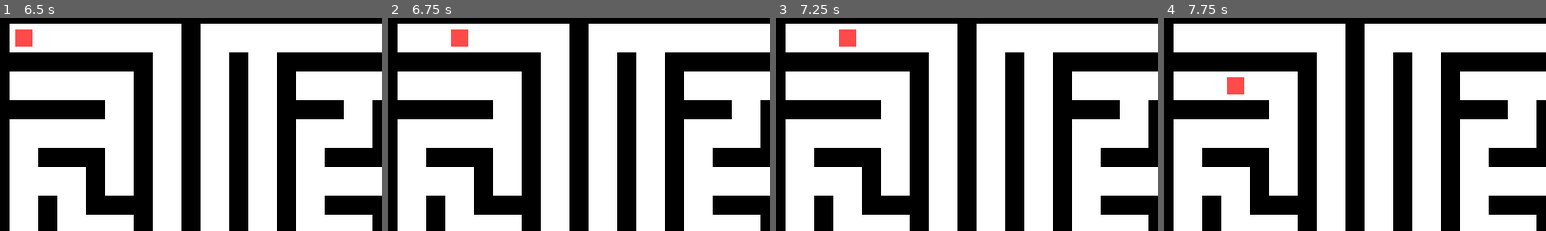
Above: before the commit, frames 1-4 (left to right).
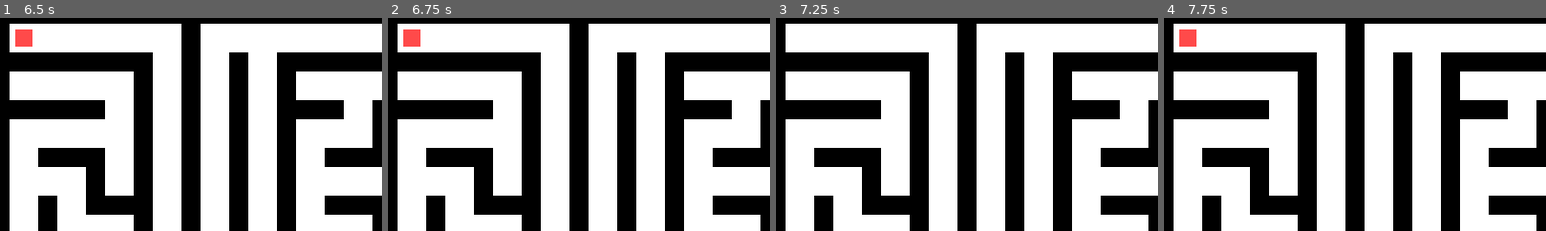
Above: after the commit, the same moments.

Repository: Skyvastern/command-pattern
Game: Godot game, scene res://CommandPattern/CommandPattern.tscn
Same seed, same stepped clock (60 frames per second), same inputs: the game is played once before the commit and once after it.
Inputs:
- Up to frame 1 (6.5 s): click "Undo" at 0.5 s; click "Redo" at 1.25 s; click "Up" at 2 s; click "Left" at 2.75 s; click "Down" at 3.5 s; click "Right" at 4.25 s; click "New" at 5 s; click "New" at 5.75 s
- Up to frame 2 (6.75 s): tap Enter (ui_accept) at 6.5, 6.6 s; hold Right (ui_right) from 6.53 s (still down)
- Up to frame 3 (7.25 s): keep holding Right (ui_right); tap Enter (ui_accept) at 6.77, 7.07 s
- Up to frame 4 (7.75 s): tap Enter (ui_accept) at 7.25, 7.35, 7.52 s; release Right (ui_right) at 7.28 s; hold Down (ui_down) from 7.28 s (still down)
The pictures show only the part of the screen within x 0-50%, y 0-50%; the shares and areas given below are measured in that part.

Frame 1 is identical in both runs. In frame 2, 0.7% of the frame differs, in the area x 4-21%, y 5-14%; in frame 3, 0.4%; in frame 4, 0.7%.

Commit message:
Implement undo-redo

Diff:
--- /dev/null
+++ b/CommandPattern/BaseCommand.gd
@@ -0,0 +1,8 @@
+extends Node
+class_name BaseCommand
+
+func execute() -> void:
+    pass
+
+func unexecute() -> void:
+    pass
--- /dev/null
+++ b/CommandPattern/BaseCommand.tscn
@@ -0,0 +1,6 @@
+[gd_scene load_steps=2 format=2]
+
+[ext_resource path="res://CommandPattern/BaseCommand.gd" type="Script" id=1]
+
+[node name="BaseCommand" type="Node"]
+script = ExtResource( 1 )
--- a/CommandPattern/CommandPattern.tscn
+++ b/CommandPattern/CommandPattern.tscn
@@ -120,3 +120,8 @@
 text = "Right"
 dir = Vector2( 1, 0 )
 player_path = NodePath("../../../../../../Main/Player")
+
+[connection signal="pressed" from="UI/UI/Buttons/Edit/R1/Undo" to="Main/Player/CommandQueue" method="undo_command"]
+[connection signal="pressed" from="UI/UI/Buttons/Edit/R1/Redo" to="Main/Player/CommandQueue" method="redo_command"]
+
+[editable path="Main/Player"]
--- /dev/null
+++ b/CommandPattern/CommandQueue.gd
@@ -0,0 +1,37 @@
+extends Node
+class_name CommandQueue
+
+var _undo_queue: Array = []
+var _redo_queue: Array = []
+
+
+func execute(command: BaseCommand) -> void:
+	add_child(command)
+	command.execute()
+	_undo_queue.append(command)
+	_empty_redo()
+
+
+func undo_command() -> BaseCommand:
+	var command: BaseCommand = _undo_queue.pop_back()
+
+	if command != null:
+		_redo_queue.append(command)
+		command.unexecute()
+
+	return command
+
+func redo_command() -> BaseCommand:
+	var command: BaseCommand = _redo_queue.pop_back()
+
+	if command != null:
+		_undo_queue.append(command)
+		command.execute()
+
+	return command
+
+func _empty_redo() -> void:
+	for c in _redo_queue:
+		c.queue_free()
+
+	_redo_queue.clear()
--- /dev/null
+++ b/CommandPattern/CommandQueue.tscn
@@ -0,0 +1,6 @@
+[gd_scene load_steps=2 format=2]
+
+[ext_resource path="res://CommandPattern/CommandQueue.gd" type="Script" id=1]
+
+[node name="CommandQueue" type="Node"]
+script = ExtResource( 1 )
--- a/CommandPattern/Player.gd
+++ b/CommandPattern/Player.gd
@@ -5,21 +5,30 @@
 onready var maze_gen: MazeGenerator = get_node(maze_gen_path)
 onready var distance: float = maze_gen.cell_size.x
 
+export var command_scene: PackedScene
+export var queue_path: NodePath
+onready var queue: CommandQueue = get_node(queue_path)
+
 
 func _process(_delta: float) -> void:
-    var dir: Vector2
+    if Input.is_action_just_pressed("ui_up"):
+        move(Vector2(0, -1))
+    if Input.is_action_just_pressed("ui_down"):
+        move(Vector2(0, 1))
+    if Input.is_action_just_pressed("ui_right"):
+        move(Vector2(1, 0))
+    if Input.is_action_just_pressed("ui_left"):
+        move(Vector2(-1, 0))
 
-    if Input.is_action_just_pressed("ui_up"):
-        dir = Vector2(0, -1)
-    if Input.is_action_just_pressed("ui_down"):
-        dir = Vector2(0, 1)
-    if Input.is_action_just_pressed("ui_right"):
-        dir = Vector2(1, 0)
-    if Input.is_action_just_pressed("ui_left"):
-        dir = Vector2(-1, 0)
-
-    move(dir)
+    if Input.is_action_just_pressed("ui_accept"):
+        var command = command_scene.instance()
+        add_child(command)
 
 
 func move(dir: Vector2) -> void:
-    position += dir * distance
+    var command = command_scene.instance()
+    command.player = self
+    command.direction = dir
+    command.magnitude = distance
+
+    queue.execute(command)
--- a/CommandPattern/Player.tscn
+++ b/CommandPattern/Player.tscn
@@ -1,11 +1,17 @@
-[gd_scene load_steps=3 format=2]
+[gd_scene load_steps=5 format=2]
 
 [ext_resource path="res://CommandPattern/Textures/Player.png" type="Texture" id=1]
 [ext_resource path="res://CommandPattern/Player.gd" type="Script" id=2]
+[ext_resource path="res://CommandPattern/PlayerCommand.tscn" type="PackedScene" id=3]
+[ext_resource path="res://CommandPattern/CommandQueue.tscn" type="PackedScene" id=4]
 
 [node name="Player" type="Node2D"]
 script = ExtResource( 2 )
+command_scene = ExtResource( 3 )
+queue_path = NodePath("CommandQueue")
 
 [node name="Sprite" type="Sprite" parent="."]
 modulate = Color( 1, 0.294118, 0.294118, 1 )
 texture = ExtResource( 1 )
+
+[node name="CommandQueue" parent="." instance=ExtResource( 4 )]
--- /dev/null
+++ b/CommandPattern/PlayerCommand.gd
@@ -0,0 +1,13 @@
+extends BaseCommand
+class_name PlayerCommand
+
+var player: Player
+var direction: Vector2
+var magnitude: float
+
+
+func execute() -> void:
+	player.position += direction * magnitude
+
+func unexecute() -> void:
+	player.position -= direction * magnitude
--- /dev/null
+++ b/CommandPattern/PlayerCommand.tscn
@@ -0,0 +1,7 @@
+[gd_scene load_steps=3 format=2]
+
+[ext_resource path="res://CommandPattern/BaseCommand.tscn" type="PackedScene" id=1]
+[ext_resource path="res://CommandPattern/PlayerCommand.gd" type="Script" id=2]
+
+[node name="PlayerCommand" instance=ExtResource( 1 )]
+script = ExtResource( 2 )
--- a/project.godot
+++ b/project.godot
@@ -9,6 +9,16 @@
 config_version=4
 
 _global_script_classes=[ {
+"base": "Node",
+"class": "BaseCommand",
+"language": "GDScript",
+"path": "res://CommandPattern/BaseCommand.gd"
+}, {
+"base": "Node",
+"class": "CommandQueue",
+"language": "GDScript",
+"path": "res://CommandPattern/CommandQueue.gd"
+}, {
 "base": "TileMap",
 "class": "MazeGenerator",
 "language": "GDScript",
@@ -18,10 +28,18 @@
 "class": "Player",
 "language": "GDScript",
 "path": "res://CommandPattern/Player.gd"
+}, {
+"base": "BaseCommand",
+"class": "PlayerCommand",
+"language": "GDScript",
+"path": "res://CommandPattern/PlayerCommand.gd"
 } ]
 _global_script_class_icons={
+"BaseCommand": "",
+"CommandQueue": "",
 "MazeGenerator": "",
-"Player": ""
+"Player": "",
+"PlayerCommand": ""
 }
 
 [application]
